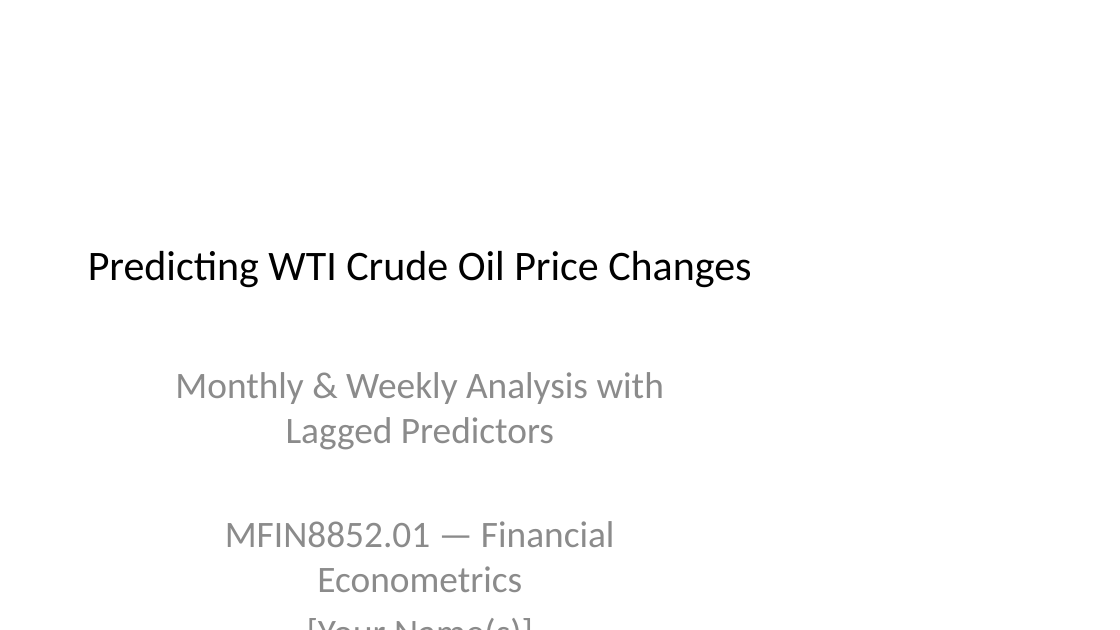
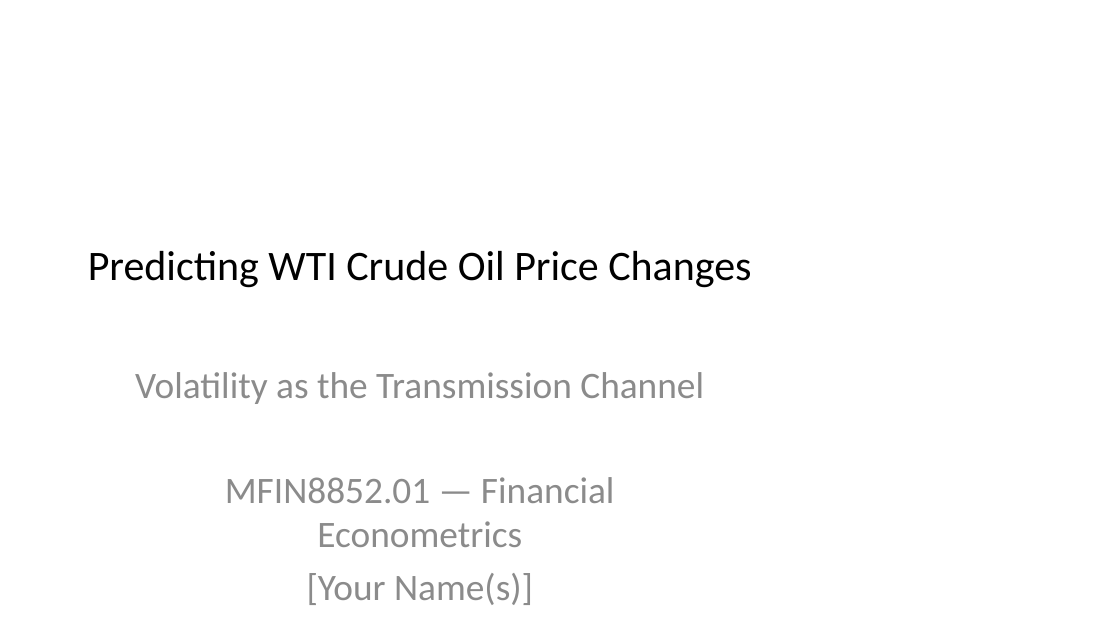
Before and after one commit to ryanfitzbc/fluffy-zebra, a slide deck: slide 1 of presentation_outline.pptx. Drawn at 1120x630 pixels with LibreOffice and Linux fonts; fonts in the diff are those of the drawing. Boxes give left, top, right and bottom in pixels: in the first picture for what was removed or moved away, otherwise in the second. Text is boxed around its words. In the diff, an @@ line names an element or a change of style, - is before the commit and + after.

```diff
--- a/presentation_outline.pptx
+++ b/presentation_outline.pptx
@@ subtitle at <box>135,372,704,404</box>: text changed @@
-Monthly & Weekly Analysis with Lagged Predictors
+Volatility as the Transmission Channel
```
Also in this commit, not shown: 5 other slides changed, 3 slides added, 2 slides removed, 5 other files.
